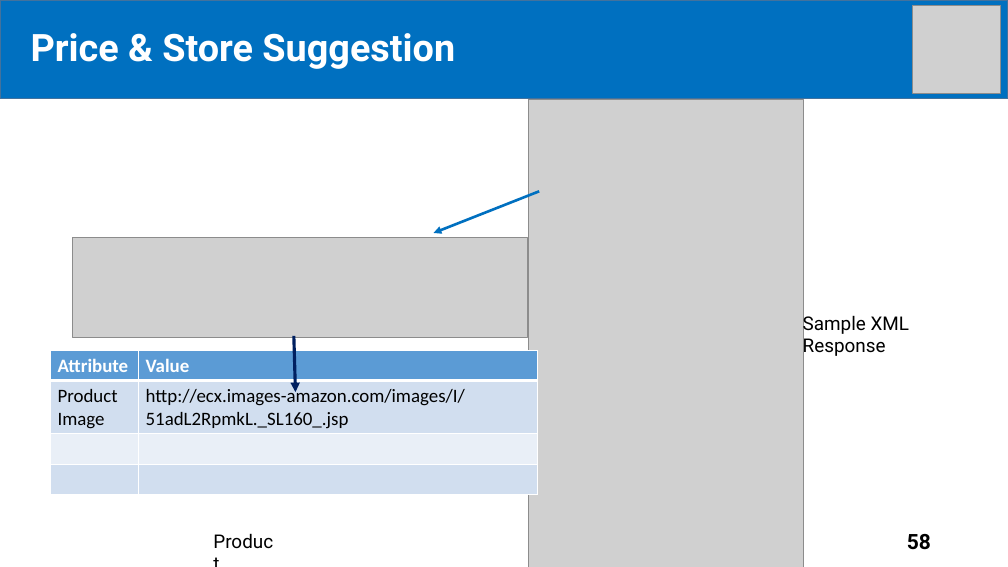
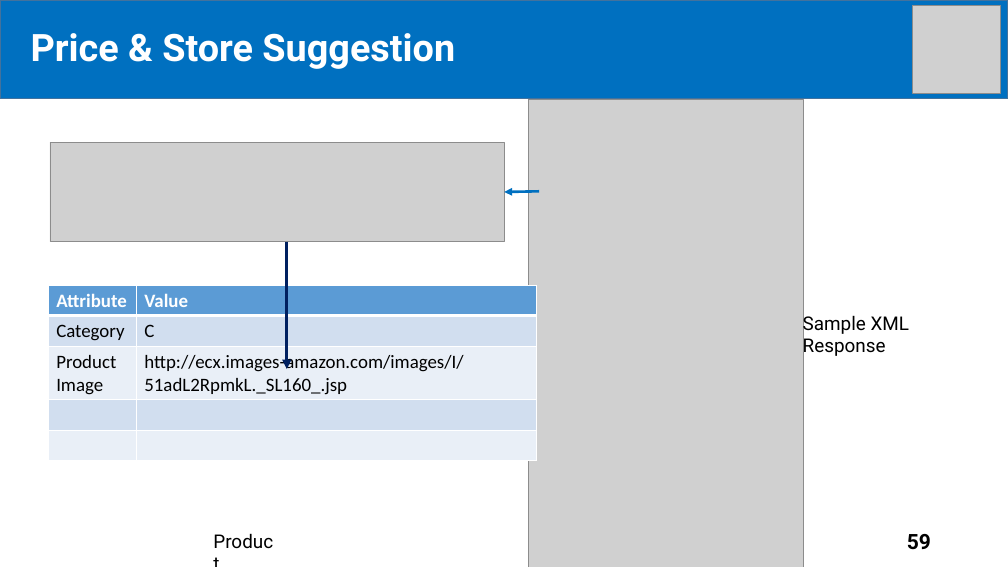
Before and after one commit to tiendan3108/CP, a slide deck: slide 59 of Source/Presentation/PreFinalPresentation.pptx (slide 58 before the commit). Drawn at 1008x567 pixels with LibreOffice and Linux fonts; fonts in the diff are those of the drawing; grey boxes stand for pictures. Boxes give left, top, right and bottom in pixels: in the first picture for what was removed or moved away, otherwise in the second. Text is boxed around its words. In the diff, an @@ line names an element or a change of style, - is before the commit and + after.

```diff
--- a/Source/Presentation/PreFinalPresentation.pptx
+++ b/Source/Presentation/PreFinalPresentation.pptx
@@ picture: place and size @@
-picture at <box>73,237,527,337</box>
+picture at <box>50,142,504,242</box>
@@ arrow moved from (539, 191) - (433, 233) to (539, 191) - (504, 192) @@
@@ arrow moved from (294, 336) - (296, 392) to (287, 242) - (287, 369) @@
@@ table at <box>48,286,537,461</box> @@
+row 2: Category | C
@@ table: place and size @@
-table at <box>50,350,538,495</box>
+table at <box>48,286,537,461</box>
@@ page number at <box>907,534,931,550</box>: text changed @@
-58
+59
```
Also in this commit, not shown: 16 other slides changed, 5 slides added.
